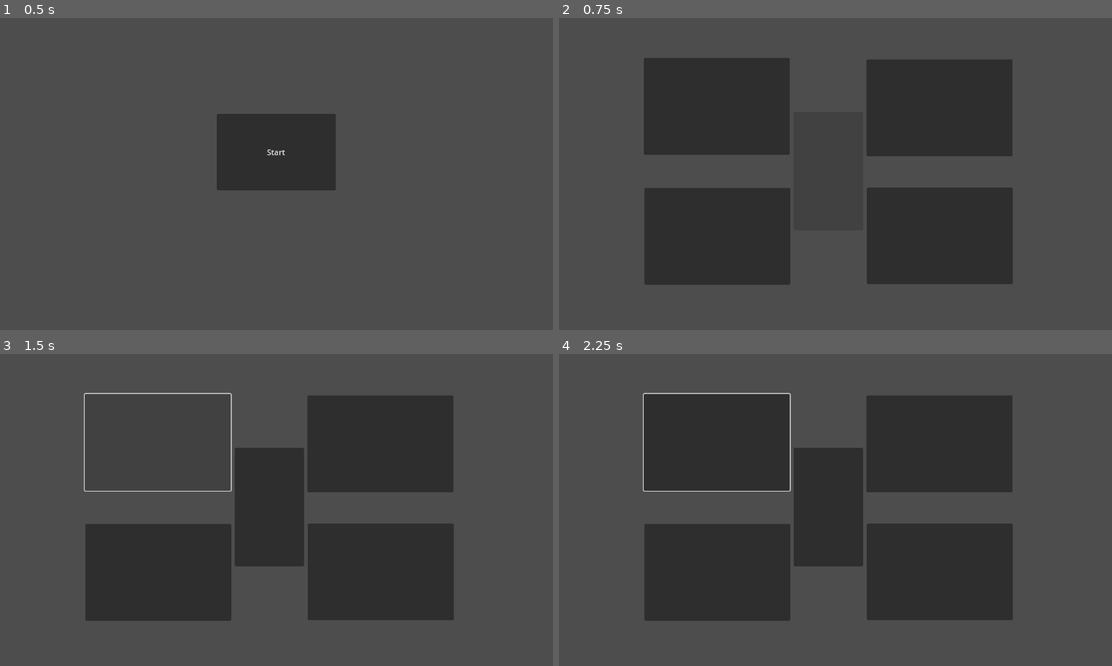
Above: before the commit, frames 1-4 (two rows, left to right).
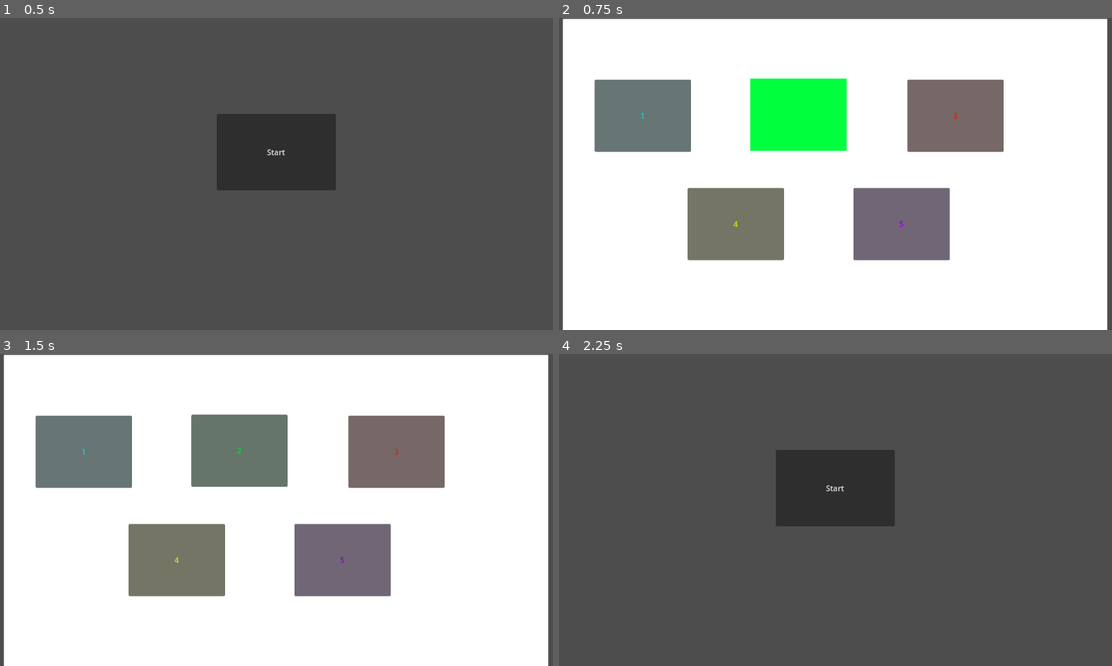
Above: after the commit, the same moments.

Repository: kdevjen/GodotHackathon
Game: Godot game, scene res://title_screen.tscn
Same seed, same stepped clock (60 frames per second), same inputs: the game is played once before the commit and once after it.
Inputs (mouse positions are in pixels of both pictures, inside the frame that each line leads up to):
- Up to frame 1 (0.5 s): no input
- Up to frame 2 (0.75 s): click "Start" at 0.5 s
- Up to frame 3 (1.5 s): click (160, 441) at 1.27 s
- Up to frame 4 (2.25 s): click (641, 450) at 2 s, where only the run after the commit has a clickable "1"

Frame 1 is identical in both runs. In frame 2, 98% of the frame differs, in the area x 0-100%, y 0-100%; in frame 3, 98%; in frame 4, 35%.
Error after the commit: Cannot call method 'change_scene_to_file' on a null value. (res://GameScript.gd:83)

Commit message:
Add files via upload

Diff:
--- a/GodotProject/GameScript.gd
+++ b/GodotProject/GameScript.gd
@@ -1,11 +1,83 @@
 extends Node
 
+var random_pick
+
+var button_colors = ["red_button", "blue_button", "purple_button", "yellow_button", "green_button"]
+
+var random_list = [] #full sequence, in order, of the buttons that have been randomly chosen
+
+var pressed_list = [] #list of buttons that the user has pressed this turn
 
 # Called when the node enters the scene tree for the first time.
 func _ready():
-	pass # Replace with function body.
+	_stopglow()
+	_pick_button()
+	$Window/AcceptDialog.hide()
 
-
-# Called every frame. 'delta' is the elapsed time since the previous frame.
 func _process(delta):
 	pass
+
+#when the user presses a button...
+func _button_pressed(button):
+	pressed_list.append(button)
+	while len(pressed_list) <= len(random_list):
+		var index = 0
+		for i in pressed_list:
+			index = pressed_list.find(i)
+			if pressed_list[index] == random_list[index]:
+				pass
+			else:
+				_game_over()
+				break
+		#if all previous buttons have been pressed in the correct order...
+		if pressed_list == random_list:
+			_pick_button()
+		elif len(pressed_list) < len(random_list):
+			break
+		else:
+			_game_over()
+			break
+
+#picks a button from the random list
+func _pick_button():
+	pressed_list.clear()
+	random_pick = button_colors[randi() % button_colors.size()]
+	random_list.append(random_pick)
+
+	for i in random_list:
+
+		_make_glow(i)
+		await get_tree().create_timer(0.8).timeout
+
+		_stopglow()
+		await get_tree().create_timer(0.2).timeout
+
+#this one's mad ugly but i am so tired sorry
+func _make_glow(i):
+	if i == 'blue_button':
+		$blue_button/ColorRect.show()
+
+	elif i == 'red_button':
+		$red_button/ColorRect.show()
+
+	elif i == 'green_button':
+		$green_button/ColorRect.show()
+
+	elif i == 'yellow_button':
+		$yellow_button/ColorRect.show()
+
+	elif i == 'purple_button':
+		$purple_button/ColorRect.show()
+
+#stop the overlayed colors from showing after 0.8 seconds
+func _stopglow():
+	$blue_button/ColorRect.hide()
+	$red_button/ColorRect.hide()
+	$yellow_button/ColorRect.hide()
+	$green_button/ColorRect.hide()
+	$purple_button/ColorRect.hide()
+
+func _game_over():
+	#woe befell the horizon of man!
+	$Window/AcceptDialog.show()
+	get_tree().change_scene_to_file("res://title_screen.tscn")
--- a/GodotProject/node_2d.tscn
+++ b/GodotProject/node_2d.tscn
@@ -1,36 +1,102 @@
-[gd_scene load_steps=2 format=3 uid="uid://1ccnxc3vks5w"]
+[gd_scene load_steps=3 format=3 uid="uid://1ccnxc3vks5w"]
 
-[ext_resource type="Script" path="res://TitleScreen.gd" id="1_b6goa"]
+[ext_resource type="Script" path="res://GameScript.gd" id="1_ujyrq"]
+
+[sub_resource type="Theme" id="Theme_0bsvl"]
+default_base_scale = 1.5
 
 [node name="Game" type="Node2D"]
-script = ExtResource("1_b6goa")
+script = ExtResource("1_ujyrq")
 
-[node name="Button" type="Button" parent="."]
-offset_left = 176.0
-offset_top = 83.0
-offset_right = 479.0
-offset_bottom = 284.0
+[node name="ColorRect" type="ColorRect" parent="."]
+z_index = -2
+offset_left = 8.0
+offset_top = 2.0
+offset_right = 1138.0
+offset_bottom = 664.0
+metadata/_edit_lock_ = true
 
-[node name="Button2" type="Button" parent="."]
-offset_left = 638.0
-offset_top = 86.0
-offset_right = 941.0
-offset_bottom = 287.0
+[node name="blue_button" type="Button" parent="."]
+self_modulate = Color(0.0431373, 1, 1, 1)
+offset_left = 74.0
+offset_top = 128.0
+offset_right = 274.0
+offset_bottom = 278.0
+text = "1"
 
-[node name="Button3" type="Button" parent="."]
-offset_left = 177.0
+[node name="ColorRect" type="ColorRect" parent="blue_button"]
+layout_mode = 0
+offset_right = 200.0
+offset_bottom = 150.0
+color = Color(0, 1, 1, 0.568627)
+
+[node name="green_button" type="Button" parent="."]
+modulate = Color(0, 1, 0.235294, 1)
+offset_left = 397.0
+offset_top = 126.0
+offset_right = 597.0
+offset_bottom = 276.0
+text = "2"
+
+[node name="ColorRect" type="ColorRect" parent="green_button"]
+layout_mode = 0
+offset_right = 200.0
+offset_bottom = 150.0
+
+[node name="red_button" type="Button" parent="."]
+modulate = Color(1, 0.141176, 0.0117647, 1)
+offset_left = 723.0
+offset_top = 128.0
+offset_right = 923.0
+offset_bottom = 278.0
+theme = SubResource("Theme_0bsvl")
+text = "3"
+
+[node name="ColorRect" type="ColorRect" parent="red_button"]
+layout_mode = 0
+offset_right = 200.0
+offset_bottom = 150.0
+
+[node name="yellow_button" type="Button" parent="."]
+modulate = Color(1, 1, 0, 1)
+offset_left = 267.0
 offset_top = 353.0
-offset_right = 480.0
-offset_bottom = 554.0
+offset_right = 467.0
+offset_bottom = 503.0
+text = "4"
 
-[node name="Button4" type="Button" parent="."]
-offset_left = 639.0
-offset_top = 352.0
-offset_right = 942.0
-offset_bottom = 553.0
+[node name="ColorRect" type="ColorRect" parent="yellow_button"]
+layout_mode = 0
+offset_right = 200.0
+offset_bottom = 150.0
 
-[node name="Button5" type="Button" parent="."]
-offset_left = 487.0
-offset_top = 195.0
-offset_right = 631.0
-offset_bottom = 441.0
+[node name="purple_button" type="Button" parent="."]
+modulate = Color(0.682353, 0, 1, 1)
+offset_left = 611.0
+offset_top = 353.0
+offset_right = 811.0
+offset_bottom = 503.0
+text = "5"
+
+[node name="ColorRect" type="ColorRect" parent="purple_button"]
+layout_mode = 0
+offset_right = 200.0
+offset_bottom = 150.0
+
+[node name="Window" type="Window" parent="."]
+initial_position = 1
+visible = false
+
+[node name="AcceptDialog" type="AcceptDialog" parent="Window"]
+initial_position = 1
+size = Vector2i(116, 100)
+dialog_text = "sux 2 suk m8"
+
+[node name="allTimer" type="Timer" parent="."]
+
+[connection signal="pressed" from="blue_button" to="." method="_button_pressed" binds= ["blue_button"]]
+[connection signal="pressed" from="green_button" to="." method="_button_pressed" binds= ["green_button"]]
+[connection signal="pressed" from="red_button" to="." method="_button_pressed" binds= ["red_button"]]
+[connection signal="pressed" from="yellow_button" to="." method="_button_pressed" binds= ["yellow_button"]]
+[connection signal="pressed" from="purple_button" to="." method="_button_pressed" binds= ["purple_button"]]
+[connection signal="timeout" from="allTimer" to="." method="_stopglow"]
